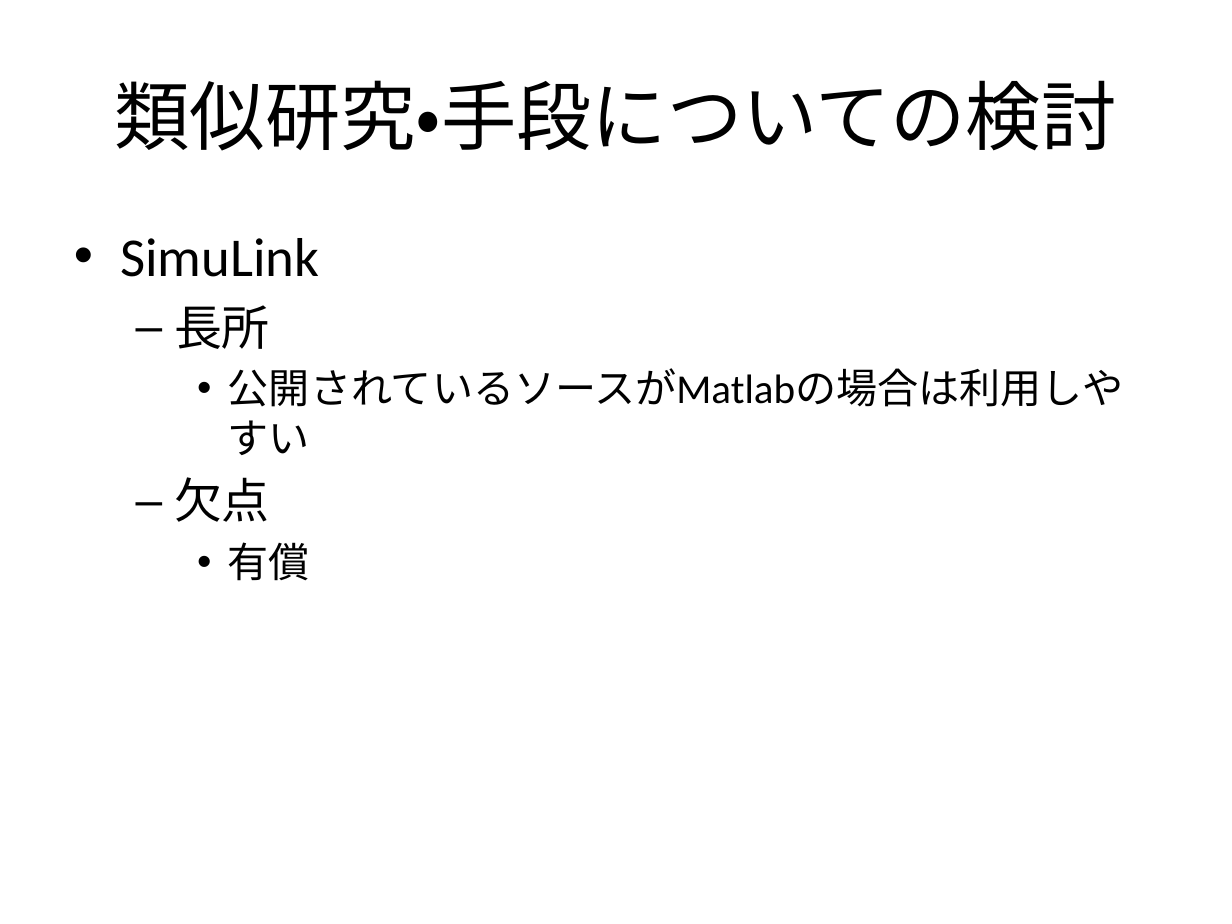
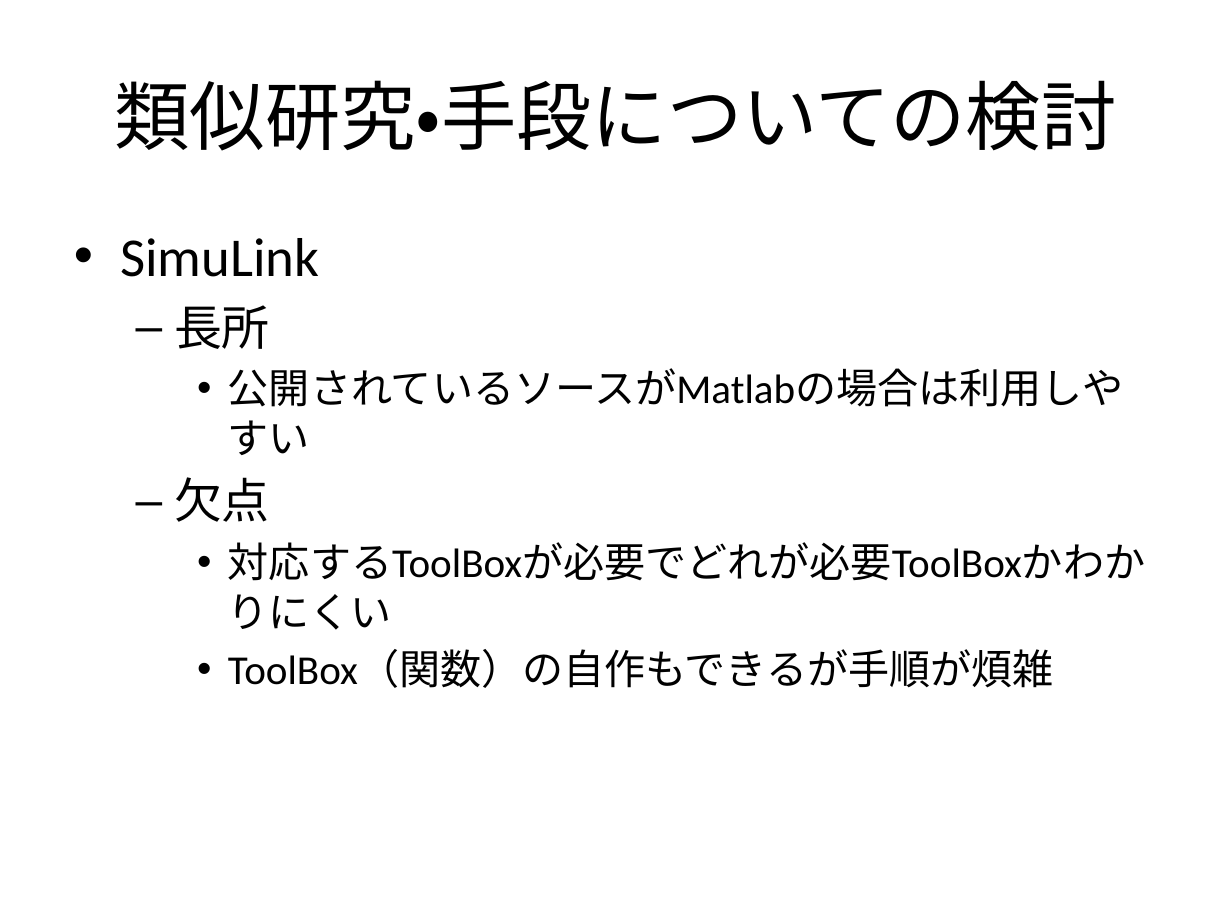
Before and after one commit to f-akazawa/akaz_uecdevelop, a slide deck: slide 12 of doc/中間発表資料.pptx (slide 11 before the commit). Drawn at 1232x924 pixels with LibreOffice and Linux fonts; fonts in the diff are those of the drawing. Boxes give left, top, right and bottom in pixels: in the first picture for what was removed or moved away, otherwise in the second. Text is boxed around its words. In the diff, an @@ line names an element or a change of style, - is before the commit and + after.

```diff
--- a/doc/中間発表資料.pptx
+++ b/doc/中間発表資料.pptx
@@ text at [228, 542, 1145, 688]: text changed @@
-    • 有償
+    • 対応するToolBoxが必要でどれが必要ToolBoxかわかりにくい
+    • ToolBox（関数）の自作もできるが手順が煩雑
```
Also in this commit, not shown: 11 other slides changed, 1 slide added, 1 other file.
